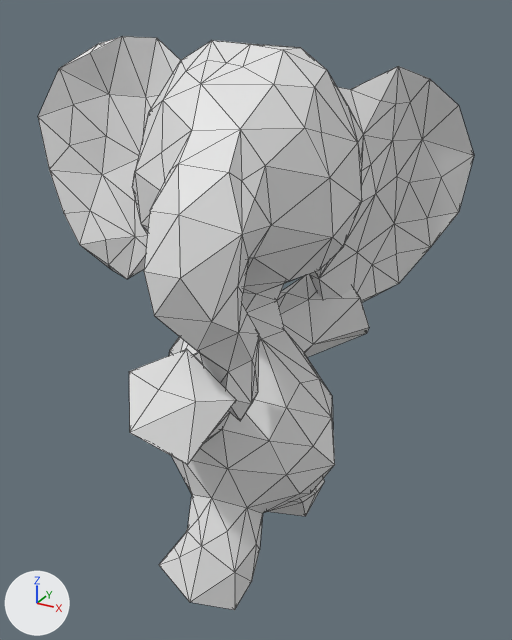
One commit to the OBJ model meshes/elephant/elephant00157.obj: the scene before it, then after it.
Rendered twice from a 50 mm lens placed at (1.42, -1.86, 1.09), pointed at (0.18, 0.38, -0.03). Arrows for +X, +Y and +Z are at lower left; the lights stay in place. Mesh edges are drawn as thin lines. Where no turn or scale is listed for an object, it has been applied to the vertices.

Names of what the first picture shows: 'elephant00157'.
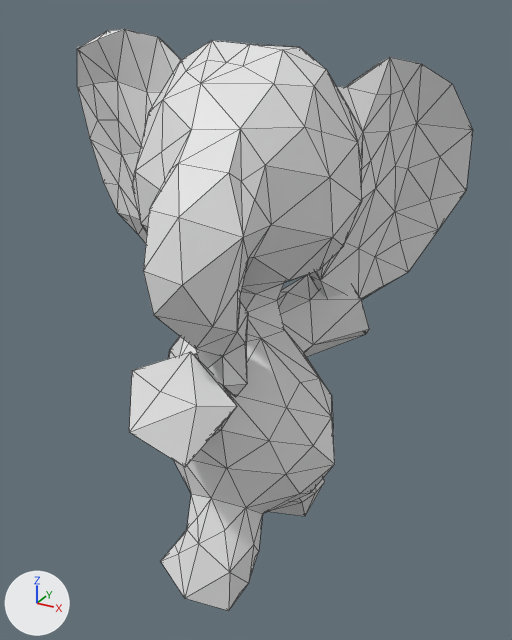
The change, as a list of edits to the scene's bpy script:
```text
Change me_elephant00157:
    used by ob_elephant00157; location = (0.0, 0.0, 0.0)
    remove me_elephant00157.from_pydata(...)  # 397 vertices, 790 faces; spans x -0.72..0.83, y -0.46..0.99, z -1.02..1.0
    add me_elephant00157.from_pydata(...)  # 397 vertices, 790 faces; spans x -0.75..0.79, y -0.46..1.09, z -1.02..1.02
    me_elephant00157 part 1: 69 of 397 vertices moved; they spanned x 0.13..0.83, y 0.54..0.99, z -0.25..0.91 and now span x 0.13..0.79, y 0.54..1.09, z -0.24..0.93; mean shift (-0.01, 0.03, 0.03); largest move (0.79, 0.99, 0.46) -> (0.75, 1.09, 0.54)
    me_elephant00157 part 2: 58 of 397 vertices moved; they spanned x -0.72..-0.1, y 0.19..0.52, z 0.07..1.0 and now span x -0.75..-0.1, y 0.2..0.62, z 0.11..1.02; mean shift (0.0, 0.12, 0.04); largest move (-0.62, 0.22, 0.33) -> (-0.68, 0.55, 0.39)
    me_elephant00157 part 3: 45 of 397 vertices moved; they spanned x 0.06..0.51, y -0.44..-0.05, z -0.28..0.54 and now span x 0.06..0.51, y -0.43..0.05, z -0.28..0.54; mean shift (-0.03, 0.03, 0.01); largest move (0.44, -0.08, -0.06) -> (0.31, 0.05, -0.02)
    me_elephant00157 part 4: 26 of the vertices in x 0.06..0.42, y -0.25..0.08, z -1.0..-0.64 are multiplied about their middle by the matrix ((0.987, 0.108, -0.024), (-0.108, 0.987, 0.02), (0.026, -0.017, 0.993))
```

What differs and where, as boxes (x1, y1, x2, y2) in the pictures (512 x 640 px; the box of a moved part takes in the faces that stretch with it):
'elephant00157', reshaped (9% narrower): before (38, 36, 474, 610); after (77, 29, 473, 611)
part 1 of me_elephant00157, moved or reshaped: before (278, 66, 474, 357); after (278, 57, 473, 357)
part 2 of me_elephant00157, moved or reshaped: before (38, 36, 181, 279); after (77, 29, 181, 243)
part 3 of me_elephant00157, moved or reshaped: before (129, 172, 271, 465); after (129, 173, 271, 467)
part 4 of me_elephant00157, moved or reshaped: before (159, 495, 263, 610); after (161, 494, 263, 611)
